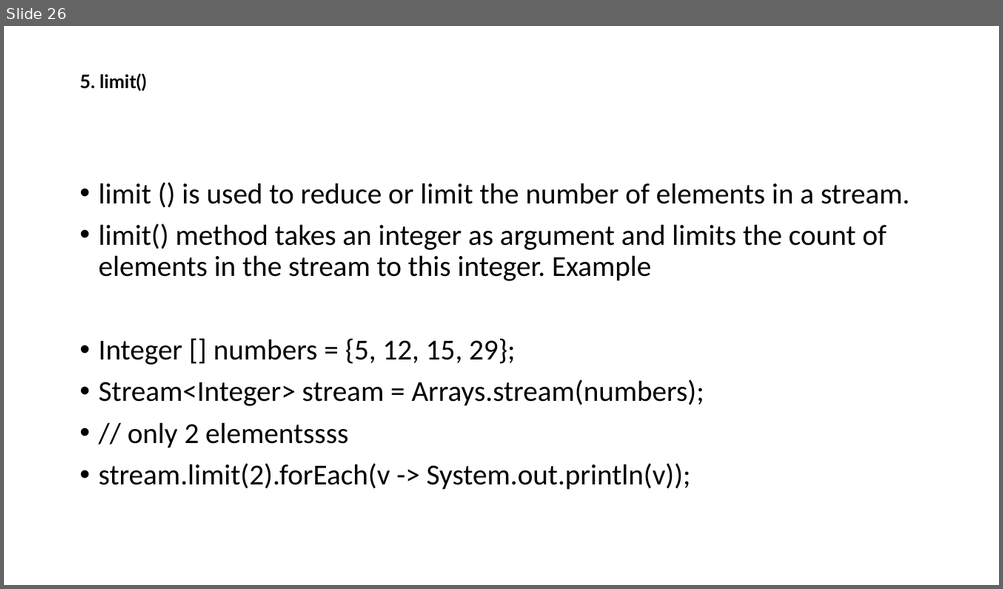
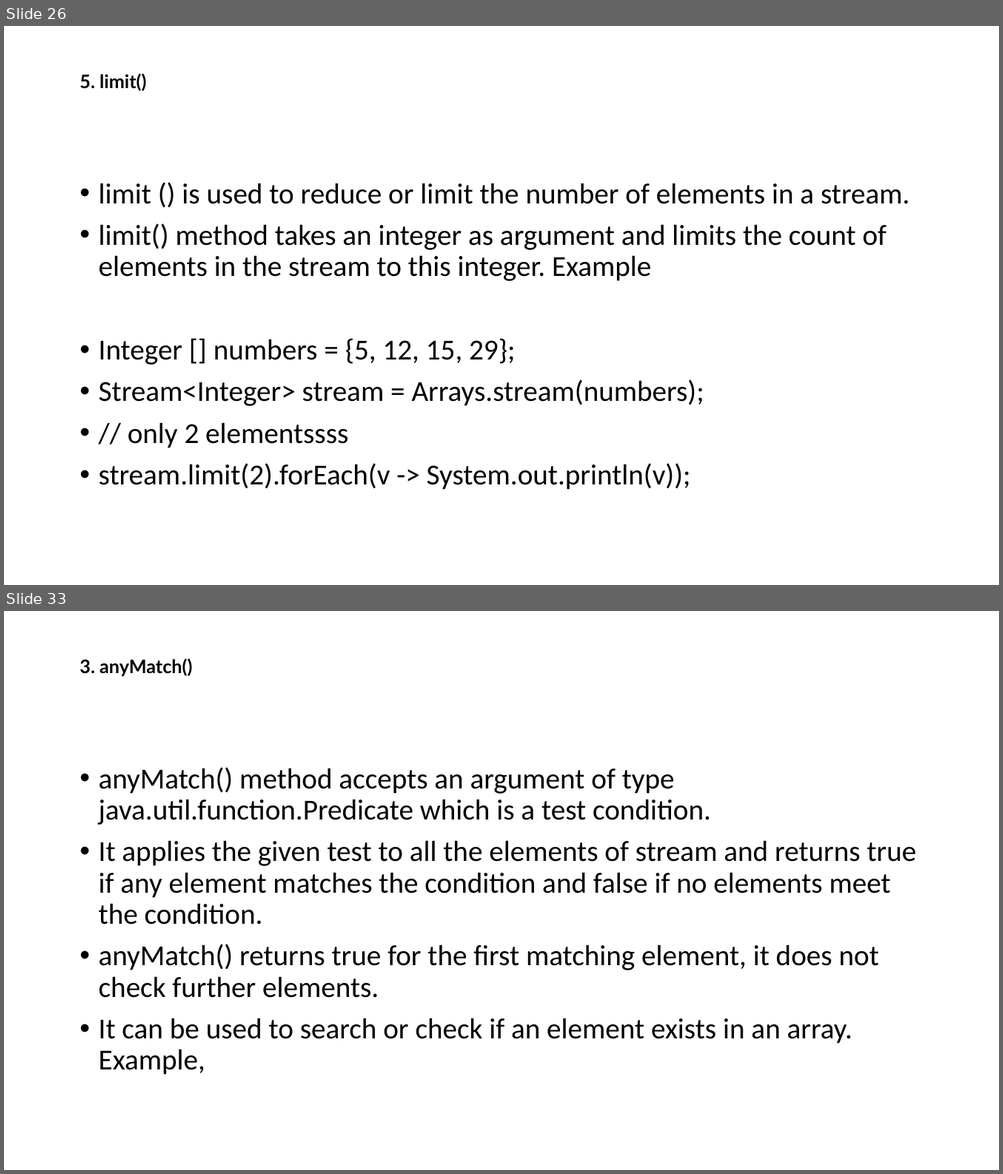
Before and after one commit to thinkervipulsrivastava/Life, a slide deck: Java8.pptx. Shown one above the other, each under a label of ours: slide 26 before the commit, slides 26 and 33 after it; the slides between them are not shown. The pictures are 1003x589 and 1003x1174 pixels, drawn with LibreOffice and Linux fonts; fonts in the diff are those of the drawing. Boxes give left, top, right and bottom in pixels: in the first picture for what was removed or moved away, otherwise in the second. Text is boxed around its words. In the diff, an @@ line names an element or a change of style, - is before the commit and + after.

```diff
--- a/Java8.pptx
+++ b/Java8.pptx
@@ slide 33 added at bbox=[4, 611, 999, 1170], background #FFFFFF @@
@@ title added at bbox=[79, 658, 192, 677], 18 pt, text #000000, bold @@
+3. anyMatch()
@@ text added at bbox=[99, 767, 916, 1075], 28 pt, text #000000 @@
+• anyMatch() method accepts an argument of type java.util.function.Predicate which is a test condition.
+• It applies the given test to all the elements of stream and returns true if any element matches the condition and false if no elements meet the condition.
+• anyMatch() returns true for the first matching element, it does not check further elements.
+• It can be used to search or check if an element exists in an array. Example,
```
Also in this commit, not shown: 3 slides changed, 17 other slides added, 4 other files.
